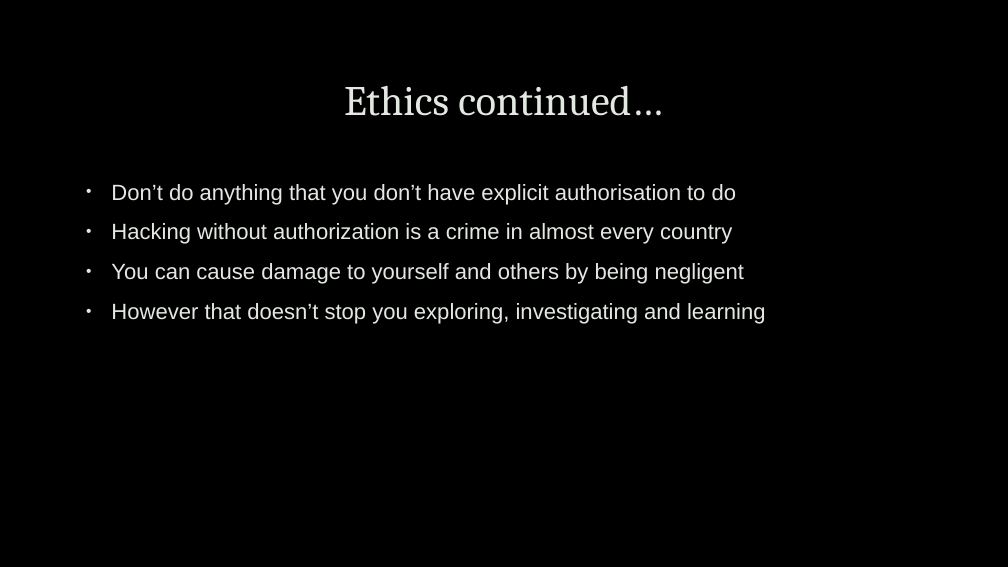
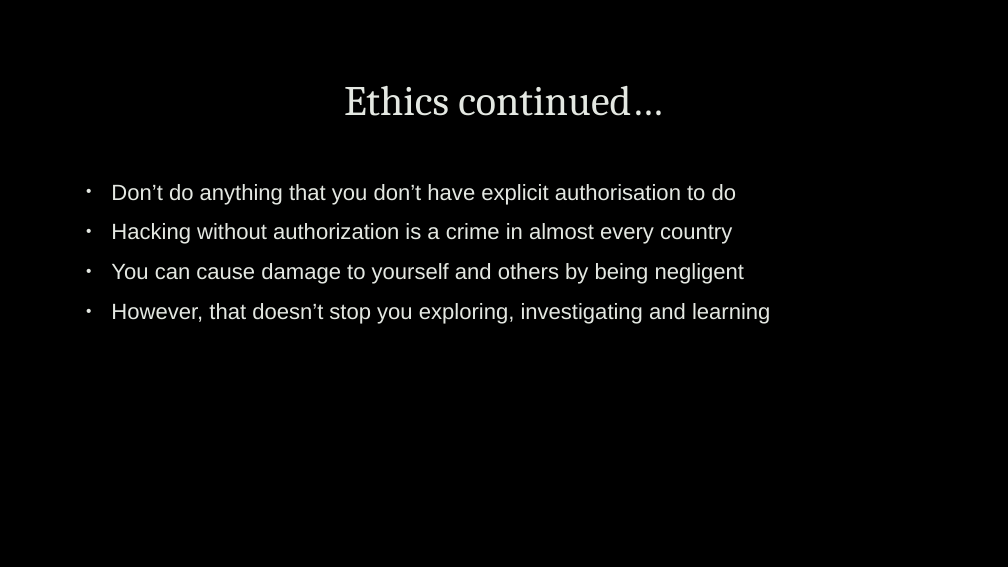
Before and after one commit to robert-mcknight/citx1003, a slide deck: slide 28 of cits1003-lecture_slides/CITX1003-0 Overview.pptx (slide 27 before the commit). Drawn at 1008x567 pixels with LibreOffice and Linux fonts; fonts in the diff are those of the drawing; background and template pictures are left out. Boxes give left, top, right and bottom in pixels: in the first picture for what was removed or moved away, otherwise in the second. Text is boxed around its words. In the diff, an @@ line names an element or a change of style, - is before the commit and + after.

```diff
--- a/cits1003-lecture_slides/CITX1003-0 Overview.pptx
+++ b/cits1003-lecture_slides/CITX1003-0 Overview.pptx
@@ text at (111,303,770,324): text changed @@
-• However that doesn’t stop you exploring, investigating and learning
+• However, that doesn’t stop you exploring, investigating and learning
```
Also in this commit, not shown: 1 other slide changed, 1 slide added.
